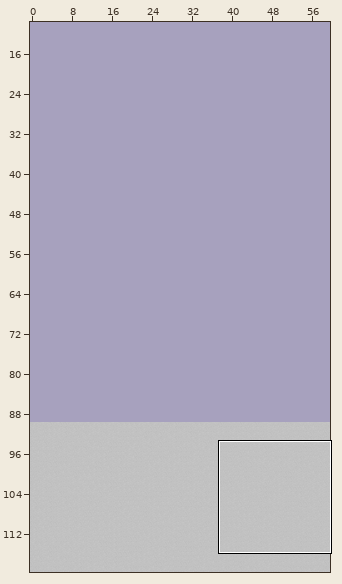
Tiled map (JSON): main/resources/worlds/FactoryFloor.json. Above: a wide view before the commit, with the close-up outlined.
Close-up. Earlier state:
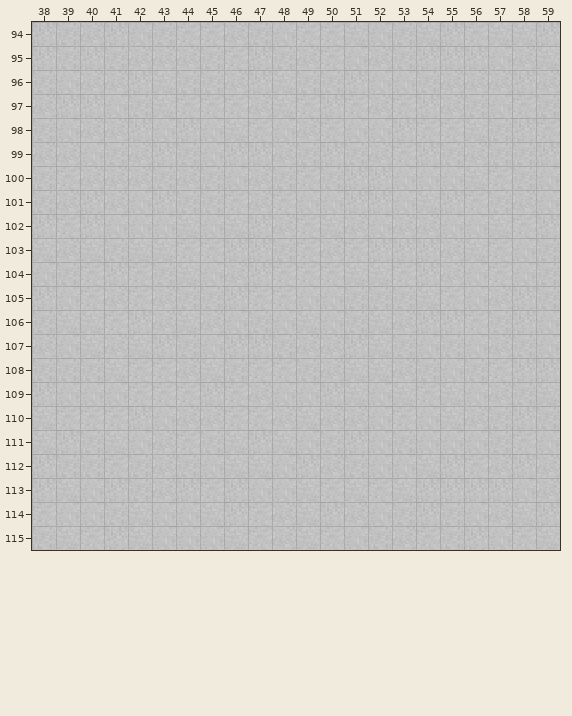
Cells are 16x16 px. Shown: x 38..59, y 94..115. The commit also changed other parts of the map, which this record leaves out. The old version is drawn lined up with the new one.
New version:
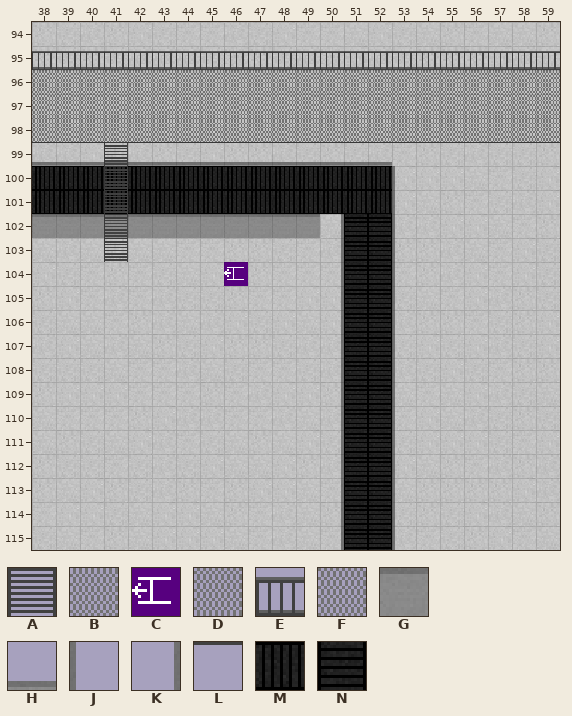
Key: from "Cat": A 0, B 1, C 5 turned 90, D 9, E 13, F 17, G 40, H 41, J 42, K 42 turned 180, L 45; from "GoGo": M 0, N 0 turned 90.
_ is an empty cell.
Tiles of an added or newly shown layer are drawn over the layers below it.
The edit:
map size 60x110 -> 60x200 cells (old content now starts at 0,90; both pictures use the new coordinates)
Layer "Conveyor Sides":
y 99: x 38..52 _______________ -> HHHHHHHHHHHHHHH
y 100..101: x 53 _ -> J
y 102: x 38..50 _____________ -> GGGGGGGGGGGGK; x 53 _ -> J
y 103..115: x 50 _ -> K; x 53 _ -> J
Layer "Conveyor":
y 100..101: x 38..52 _______________ -> MMMMMMMMMMMMMMM
y 102..115: x 51..52 __ -> NN
Layer "Ladder":
y 99..103: x 41 _ -> A
Layer "Catwalk":
y 95: x 38..59 ______________________ -> EEEEEEEEEEEEEEEEEEEEEE
y 96: x 38..59 ______________________ -> BBBBBBBBBBBBBBBBBBBBBB
y 97: x 38..59 ______________________ -> DDDDDDDDDDDDDDDDDDDDDD
y 98: x 38..59 ______________________ -> FFFFFFFFFFFFFFFFFFFFFF
y 99: x 38..40 ___ -> LLL; x 42..59 __________________ -> LLLLLLLLLLLLLLLLLL
Layer "Directions" (added):
y 104: x 46 _ -> C
